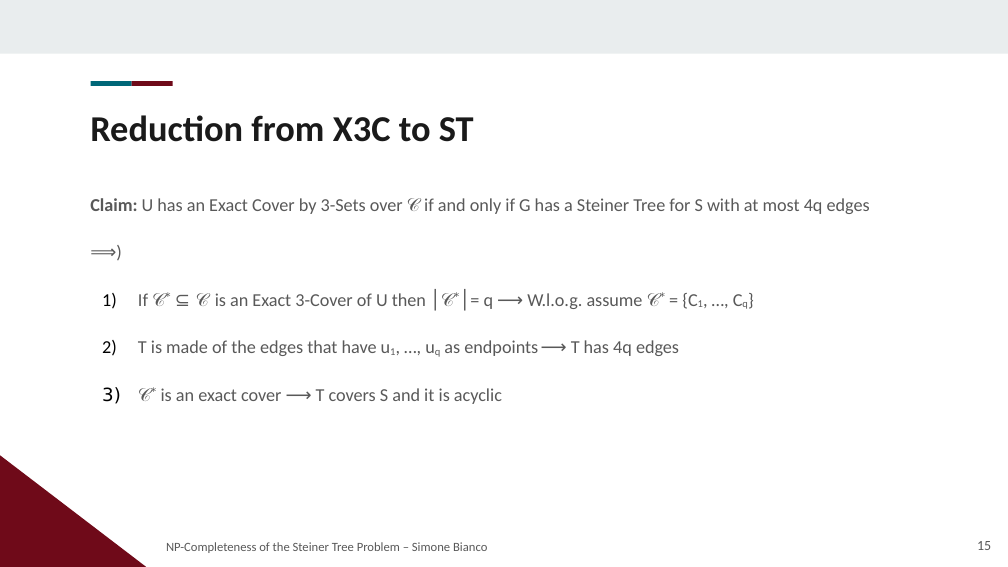
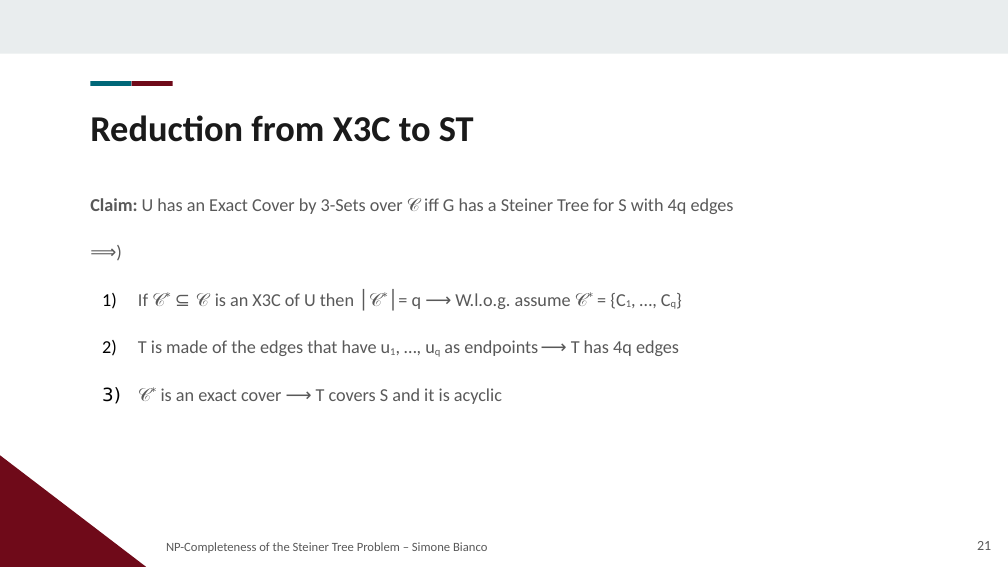
Before and after one commit to Exyss/university-notes, a slide deck: slide 21 of Presentations/Steiner Tree/slides.odp (slide 15 before the commit). Drawn at 1008x567 pixels with LibreOffice and Linux fonts; fonts in the diff are those of the drawing; background and template pictures are left out. Boxes give left, top, right and bottom in pixels: in the first picture for what was removed or moved away, otherwise in the second. Text is boxed around its words. In the diff, an @@ line names an element or a change of style, - is before the commit and + after.

```diff
--- a/Presentations/Steiner Tree/slides.odp
+++ b/Presentations/Steiner Tree/slides.odp
@@ text at [90, 198, 734, 214]: text changed @@
-Claim: U has an Exact Cover by 3-Sets over 𝒞 if and only if G has a Steiner Tree for S with at most 4q edges
+Claim: U has an Exact Cover by 3-Sets over 𝒞 iff G has a Steiner Tree for S with 4q edges
@@ text at [138, 291, 588, 310]: text changed @@
-1) If 𝒞* ⊆ 𝒞 is an Exact 3-Cover of U then │𝒞*│= q ⟶ W.l.o.g. assume 𝒞* = {C1, …, Cq}
+1) If 𝒞* ⊆ 𝒞 is an X3C of U then │𝒞*│= q ⟶ W.l.o.g. assume 𝒞* = {C1, …, Cq}
@@ page number at [977, 541, 991, 550]: text changed @@
-15
+21
```
Also in this commit, not shown: 10 other slides changed, 6 slides added, 17 other files.
